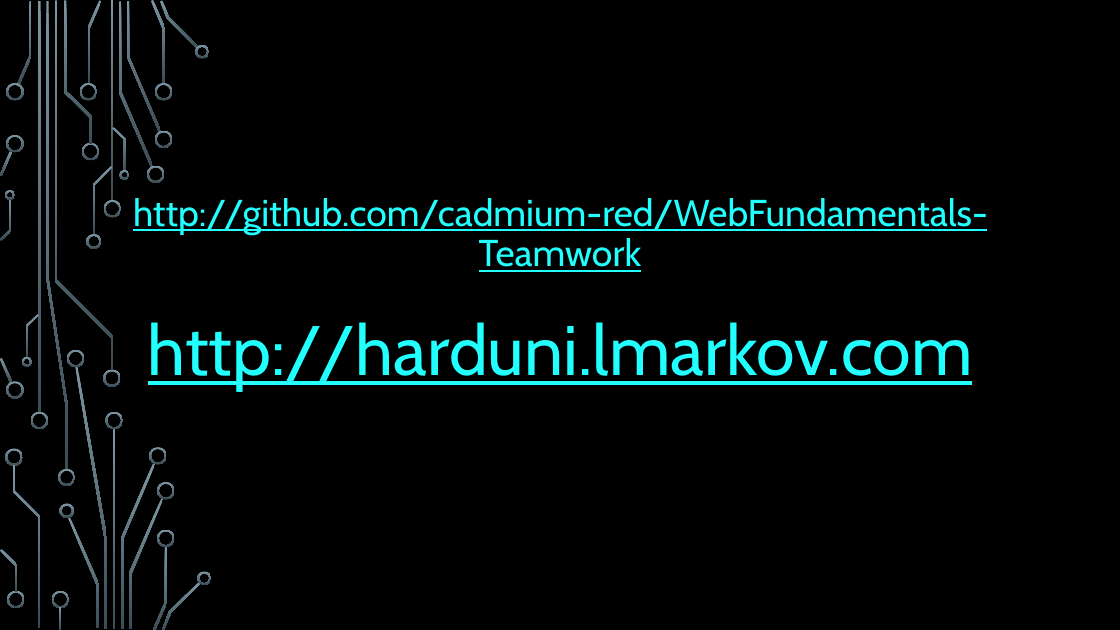
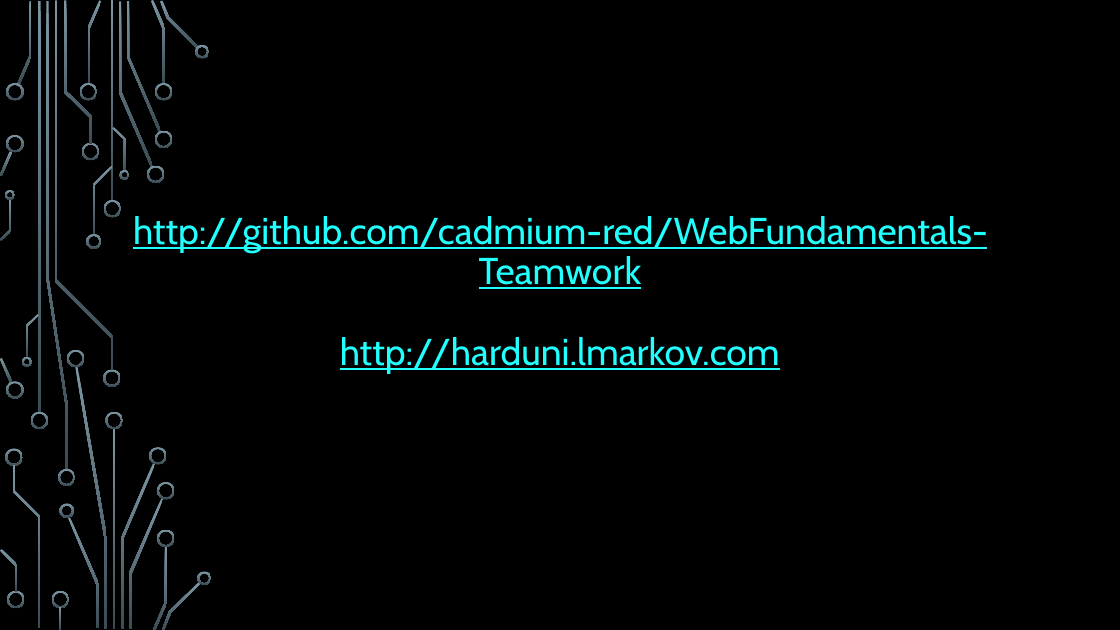
Before and after one commit to cadmium-red/WebFundamentals-Teamwork, a slide deck: slide 1 of HarcoreUniversity.pptx. Drawn at 1120x630 pixels with LibreOffice and Linux fonts; fonts in the diff are those of the drawing; background and template pictures are left out. Boxes give left, top, right and bottom in pixels: in the first picture for what was removed or moved away, otherwise in the second. Text is boxed around its words. In the diff, an @@ line names an element or a change of style, - is before the commit and + after.

```diff
--- a/HarcoreUniversity.pptx
+++ b/HarcoreUniversity.pptx
@@ title "http://github.com/cadmium-red/WebFundamentals-Teamwork http: ..." at [133,216,988,373]: size 60 to 32 pt in "http://harduni.lmarkov.com" @@
```
Also in this commit, not shown: 1 other slide changed.
